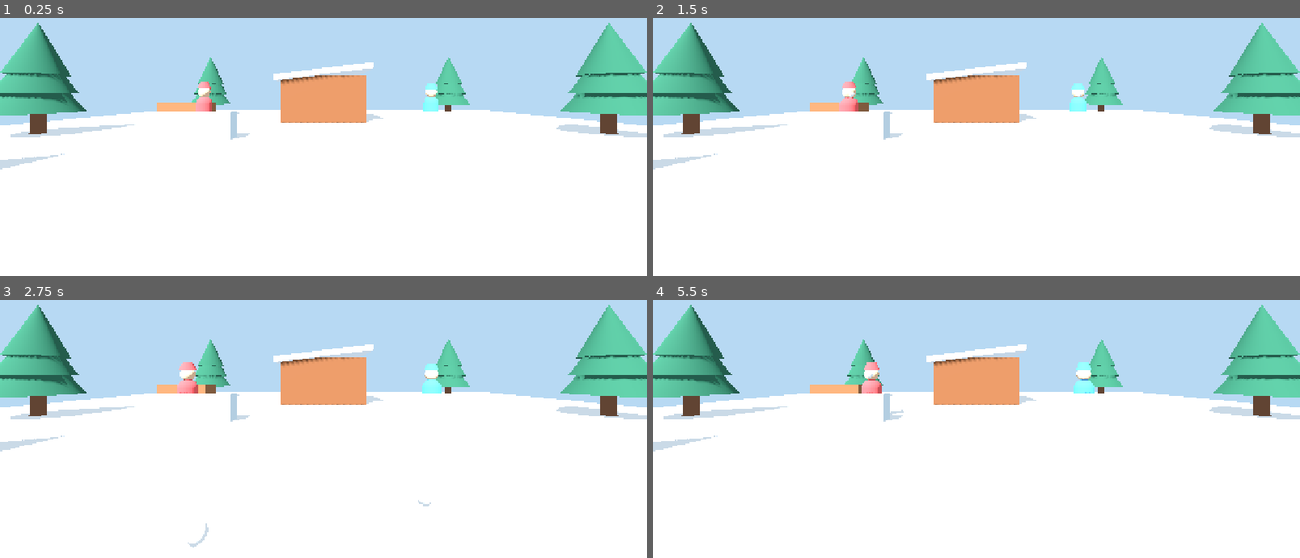
Above: before the commit, frames 1-4 (two rows, left to right).
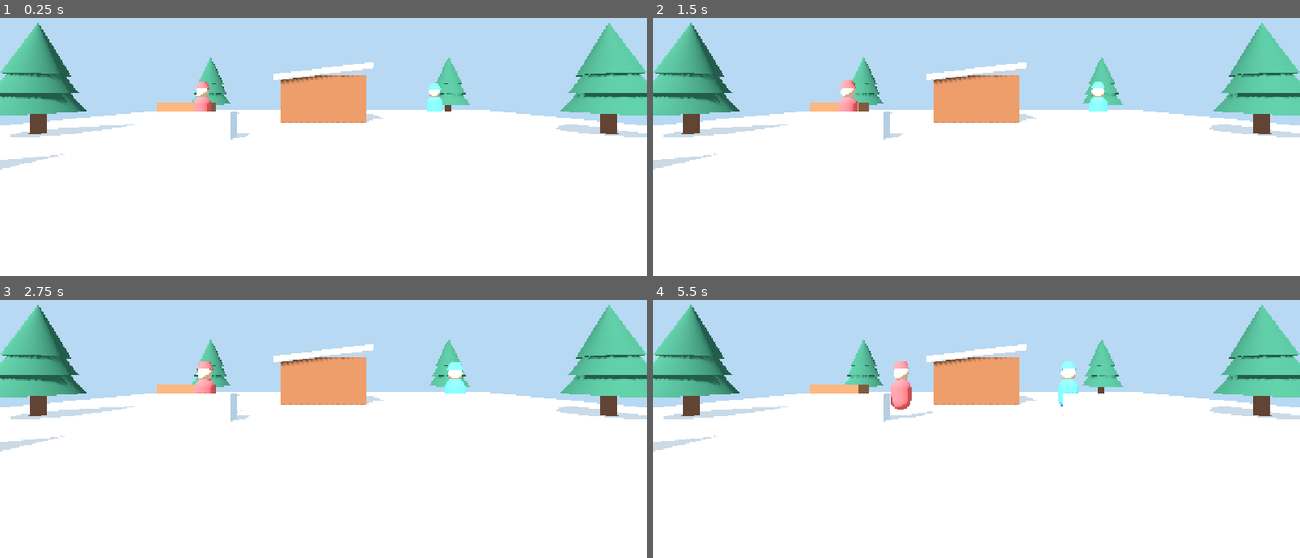
Above: after the commit, the same moments.

Repository: janintibo-art/bataille-neige-vr
Game: Godot game, scene res://scenes/main.tscn
The game is run twice, just before and just after one commit, with the same random seed, the same clock (stepped at 60 frames per second) and the same inputs.
Inputs:
- Up to frame 1 (0.25 s): no input
- Up to frame 2 (1.5 s): no input
- Up to frame 3 (2.75 s): no input
- Up to frame 4 (5.5 s): no input

The runs differ from the first frame. In frame 1, 0.2% of the frame differs, in the area x 30-69%, y 24-37%; in frame 2, 0.6%; in frame 3, 1.2%; in frame 4, 1.4%, in the area x 32-69%, y 23-46%.
Error after the commit: Parse Error: Identifier "area_entered" not declared in the current scope. (res://scripts/snowball.gd:34)

Commit message:
v5 ajout vagues vie joueur et nouveaux adversaires

Diff:
--- a/scripts/enemy.gd
+++ b/scripts/enemy.gd
@@ -1,19 +1,57 @@
 extends CharacterBody3D
+
+signal defeated(enemy: Node)
 
 const SNOWBALL_SCRIPT := preload("res://scripts/snowball.gd")
 
 var target: Node3D
 var enemy_index := 0
+var enemy_kind := "standard"
 var hit_points := 3
 var throw_timer := 1.2
+var throw_interval := 2.0
 var strafe_phase := 0.0
+var move_speed := 1.05
+var preferred_distance := 5.5
+var snowball_speed := 8.0
 var body_material: StandardMaterial3D
+var defeated_once := false
 
-func setup(player_target: Node3D, color: Color, index: int) -> void:
+func setup(player_target: Node3D, color: Color, index: int, kind: String = "standard") -> void:
     target = player_target
     enemy_index = index
+    enemy_kind = kind
     strafe_phase = float(index) * 1.8
+    set_meta("team", "enemy")
+    _configure_kind()
     _build_visual(color)
+
+func _configure_kind() -> void:
+    match enemy_kind:
+        "runner":
+            hit_points = 2
+            move_speed = 1.8
+            preferred_distance = 4.2
+            throw_interval = 1.75
+            snowball_speed = 8.6
+        "sniper":
+            hit_points = 2
+            move_speed = 0.72
+            preferred_distance = 9.5
+            throw_interval = 2.7
+            snowball_speed = 10.5
+        "tank":
+            hit_points = 5
+            move_speed = 0.62
+            preferred_distance = 5.0
+            throw_interval = 3.0
+            snowball_speed = 7.7
+        _:
+            hit_points = 3
+            move_speed = 1.05
+            preferred_distance = 5.5
+            throw_interval = 2.1
+            snowball_speed = 8.0
 
 func _build_visual(color: Color) -> void:
     body_material = StandardMaterial3D.new()
@@ -59,30 +97,39 @@
     collision.shape = shape
     add_child(collision)
 
+    if enemy_kind == "runner":
+        scale = Vector3.ONE * 0.90
+    elif enemy_kind == "tank":
+        scale = Vector3.ONE * 1.18
+
 func _physics_process(delta: float) -> void:
-    if target == null:
+    if target == null or defeated_once:
         return
     throw_timer -= delta
-    strafe_phase += delta * (0.8 + enemy_index * 0.08)
+    strafe_phase += delta * (0.8 + enemy_index * 0.03)
 
     var to_player := target.global_position - global_position
     to_player.y = 0.0
     var distance := to_player.length()
-    if distance > 5.5:
+
+    if distance > preferred_distance:
         var approach := to_player.normalized()
         var side := Vector3(-approach.z, 0.0, approach.x) * sin(strafe_phase) * 0.45
-        velocity = (approach + side).normalized() * 1.05
+        velocity = (approach + side).normalized() * move_speed
+    elif distance < preferred_distance - 1.6 and enemy_kind == "sniper":
+        velocity = -to_player.normalized() * move_speed
     else:
         var side_only := Vector3(-to_player.z, 0.0, to_player.x).normalized()
-        velocity = side_only * sin(strafe_phase) * 0.85
+        velocity = side_only * sin(strafe_phase) * move_speed * 0.8
+
     move_and_slide()
 
     if to_player.length() > 0.01:
         look_at(global_position + to_player, Vector3.UP)
 
-    if throw_timer <= 0.0 and distance < 15.0:
+    if throw_timer <= 0.0 and distance < 16.0:
         _throw_at_player()
-        throw_timer = 2.0 + float(enemy_index) * 0.35
+        throw_timer = throw_interval + float(enemy_index % 3) * 0.18
 
 func _throw_at_player() -> void:
     var ball := RigidBody3D.new()
@@ -90,24 +137,39 @@
     ball.set_script(SNOWBALL_SCRIPT)
     get_tree().current_scene.add_child(ball)
     ball.global_position = global_position + Vector3(0.0, 1.45, 0.0)
-    ball.call("setup", "enemy", 0.105)
-    var aim_point := target.global_position + Vector3(0.0, 1.25, 0.0)
+    ball.call("setup", "enemy", 0.105, self)
+
+    var aim_point := target.global_position + Vector3(0.0, 1.15, 0.0)
     var direction := (aim_point - ball.global_position).normalized()
-    ball.linear_velocity = direction * 8.0 + Vector3.UP * 1.1
+    ball.linear_velocity = direction * snowball_speed + Vector3.UP * 0.85
 
 func take_hit(amount: int) -> void:
+    if defeated_once:
+        return
     hit_points -= amount
-    scale = Vector3.ONE * 1.07
+    scale *= 1.07
+    var return_scale := Vector3.ONE
+    if enemy_kind == "runner":
+        return_scale = Vector3.ONE * 0.90
+    elif enemy_kind == "tank":
+        return_scale = Vector3.ONE * 1.18
+
     var tween := create_tween()
-    tween.tween_property(self, "scale", Vector3.ONE, 0.12)
+    tween.tween_property(self, "scale", return_scale, 0.12)
     if hit_points <= 0:
         _defeated()
 
 func _defeated() -> void:
+    if defeated_once:
+        return
+    defeated_once = true
+    defeated.emit(self)
     set_physics_process(false)
+    velocity = Vector3.ZERO
+
     var tween := create_tween()
     tween.set_parallel(true)
     tween.tween_property(self, "rotation_degrees:z", 90.0, 0.35)
     tween.tween_property(self, "position:y", 0.1, 0.35)
-    tween.chain().tween_interval(0.5)
+    tween.chain().tween_interval(0.45)
     tween.chain().tween_callback(queue_free)
--- a/scripts/main.gd
+++ b/scripts/main.gd
@@ -5,20 +5,24 @@
 
 var player_origin: XROrigin3D
 var camera: XRCamera3D
+var current_wave := 0
+var living_enemies := 0
+var enemy_serial := 0
+var wave_transition := false
 
 func _ready() -> void:
     _init_xr()
     _build_environment()
     _build_player()
-    _spawn_enemies()
+    _start_wave(1)
 
 func _init_xr() -> void:
     var xr_interface := XRServer.find_interface("OpenXR")
     if xr_interface and xr_interface.initialize():
         get_viewport().use_xr = true
-        print("OpenXR initialisé")
+        print("OpenXR initialise")
     else:
-        print("OpenXR indisponible : le prototype reste visible en mode écran")
+        print("OpenXR indisponible : le prototype reste visible en mode ecran")
 
 func _build_environment() -> void:
     var world := WorldEnvironment.new()
@@ -39,14 +43,13 @@
 
     _add_box_static("Sol", Vector3(34.0, 0.4, 34.0), Vector3(0.0, -0.2, 0.0), Color("f4fbff"))
 
-    # Cabane centrale, volontairement simple et lisible en VR.
     _add_box_static("Cabane", Vector3(5.0, 2.8, 4.0), Vector3(0.0, 1.4, -8.0), Color("8d5a3a"))
     _add_box_static("ToitCabane", Vector3(5.8, 0.35, 4.8), Vector3(0.0, 3.0, -8.0), Color("edf7ff"), Vector3(0.0, 0.0, 7.0))
 
-    # Couvertures basses.
     _add_box_static("MuretG", Vector3(3.2, 1.0, 0.7), Vector3(-5.0, 0.5, -1.0), Color("d9eef8"))
     _add_box_static("MuretD", Vector3(3.2, 1.0, 0.7), Vector3(5.0, 0.5, -1.0), Color("d9eef8"))
     _add_box_static("TasBois", Vector3(2.8, 1.2, 1.2), Vector3(-8.0, 0.6, -6.0), Color("9a6946"))
+    _add_box_static("BancNeige", Vector3(3.0, 0.75, 0.8), Vector3(8.0, 0.38, 5.0), Color("e2f2f9"))
 
     var tree_positions := [
         Vector3(-9, 0, 5), Vector3(-12, 0, -2), Vector3(-9, 0, -11),
@@ -75,7 +78,6 @@
 
     player_origin.call_deferred("setup", camera, left, right)
 
-    # Caméra de secours pour voir la scène si OpenXR n'est pas disponible.
     if not get_viewport().use_xr:
         camera.current = true
 
@@ -94,16 +96,73 @@
     controller.add_child(hand)
     return controller
 
-func _spawn_enemies() -> void:
-    var starts := [Vector3(-6, 0, -4), Vector3(6, 0, -5), Vector3(0, 0, -13)]
-    var colors := [Color("ef5d60"), Color("51a7e8"), Color("f0b949")]
-    for i in starts.size():
+func _start_wave(wave_number: int) -> void:
+    current_wave = wave_number
+    wave_transition = false
+    var data := _wave_data(wave_number)
+    living_enemies = data.size()
+    print("Vague %d : %d adversaires" % [current_wave, living_enemies])
+
+    for entry in data:
         var enemy := CharacterBody3D.new()
-        enemy.name = "Adversaire_%02d" % (i + 1)
-        enemy.position = starts[i]
+        enemy_serial += 1
+        enemy.name = "Adversaire_%02d" % enemy_serial
+        enemy.position = entry["position"]
         enemy.set_script(ENEMY_SCRIPT)
         add_child(enemy)
-        enemy.call_deferred("setup", player_origin, colors[i], i)
+        if enemy.has_signal("defeated"):
+            enemy.connect("defeated", Callable(self, "_on_enemy_defeated"))
+        enemy.call_deferred(
+            "setup",
+            player_origin,
+            entry["color"],
+            enemy_serial,
+            entry["kind"]
+        )
+
+func _on_enemy_defeated(_enemy: Node) -> void:
+    living_enemies = max(0, living_enemies - 1)
+    print("Adversaires restants : %d" % living_enemies)
+    if living_enemies > 0 or wave_transition:
+        return
+
+    wave_transition = true
+    if current_wave >= 3:
+        print("ZONE SECURISEE ! Prototype v5 termine.")
+        return
+
+    print("Vague terminee. Prochaine vague dans 2 secondes.")
+    await get_tree().create_timer(2.0).timeout
+    _start_wave(current_wave + 1)
+
+func _wave_data(wave_number: int) -> Array:
+    if wave_number == 1:
+        return [
+            _enemy_data(Vector3(-6, 0, -4), "standard", Color("ef5d60")),
+            _enemy_data(Vector3(6, 0, -5), "standard", Color("51a7e8")),
+            _enemy_data(Vector3(0, 0, -13), "standard", Color("f0b949"))
+        ]
+    if wave_number == 2:
+        return [
+            _enemy_data(Vector3(-10, 0, 2), "runner", Color("62c58a")),
+            _enemy_data(Vector3(10, 0, 1), "standard", Color("d66ad2")),
+            _enemy_data(Vector3(-8, 0, -10), "sniper", Color("6c82e8")),
+            _enemy_data(Vector3(8, 0, -11), "runner", Color("f08a57"))
+        ]
+    return [
+        _enemy_data(Vector3(-12, 0, 5), "runner", Color("4cc29b")),
+        _enemy_data(Vector3(12, 0, 5), "standard", Color("ea626f")),
+        _enemy_data(Vector3(-11, 0, -8), "sniper", Color("7187df")),
+        _enemy_data(Vector3(11, 0, -8), "standard", Color("efb94f")),
+        _enemy_data(Vector3(0, 0, -14), "tank", Color("9b6d4d"))
+    ]
+
+func _enemy_data(pos: Vector3, kind: String, color: Color) -> Dictionary:
+    return {
+        "position": pos,
+        "kind": kind,
+        "color": color
+    }
 
 func _add_box_static(node_name: String, size: Vector3, pos: Vector3, color: Color, rot_deg: Vector3 = Vector3.ZERO) -> void:
     var body := StaticBody3D.new()
--- a/scripts/player_vr.gd
+++ b/scripts/player_vr.gd
@@ -4,6 +4,7 @@
 
 @export var move_speed := 3.2
 @export var snap_turn_degrees := 30.0
+@export var max_health := 5
 
 var xr_camera: XRCamera3D
 var left_hand: XRController3D
@@ -15,17 +16,26 @@
 var turn_ready := true
 var left_ball_visual: MeshInstance3D
 var right_ball_visual: MeshInstance3D
+var health := 5
+var invulnerability := 0.0
+var spawn_position := Vector3.ZERO
+var health_pips: Array[MeshInstance3D] = []
 
 func setup(cam: XRCamera3D, left: XRController3D, right: XRController3D) -> void:
     xr_camera = cam
     left_hand = left
     right_hand = right
+    health = max_health
+    spawn_position = global_position
     left_ball_visual = _make_loaded_ball(left_hand)
     right_ball_visual = _make_loaded_ball(right_hand)
+    _make_player_hitbox()
+    _make_health_indicator()
 
 func _physics_process(delta: float) -> void:
     if xr_camera == null or left_hand == null or right_hand == null:
         return
+    invulnerability = maxf(0.0, invulnerability - delta)
     _move_player(delta)
     _snap_turn()
     _update_hand(left_hand, true)
@@ -63,11 +73,10 @@
     var trigger := hand.get_float(&"trigger")
     var loaded := left_loaded if is_left else right_loaded
 
-    # Ramassage : serrer la poignée quand la main est proche du sol.
     if not loaded and grip > 0.65 and hand.global_position.y < 1.0:
         loaded = true
         _set_ball_visible(is_left, true)
-        _pulse(hand)
+        _pulse(hand, 0.55, 0.05)
 
     var was_down := left_trigger_was_down if is_left else right_trigger_was_down
     var trigger_down := trigger > 0.68
@@ -75,7 +84,7 @@
         _throw_snowball(hand)
         loaded = false
         _set_ball_visible(is_left, false)
-        _pulse(hand)
+        _pulse(hand, 0.65, 0.06)
 
     if is_left:
         left_loaded = loaded
@@ -90,9 +99,74 @@
     ball.set_script(SNOWBALL_SCRIPT)
     get_tree().current_scene.add_child(ball)
     ball.global_transform = hand.global_transform.translated_local(Vector3(0.0, 0.0, -0.16))
-    ball.call("setup", "player", 0.11)
+    ball.call("setup", "player", 0.11, null)
     var forward := -hand.global_transform.basis.z.normalized()
     ball.linear_velocity = forward * 11.5
+
+func take_hit(amount: int = 1) -> void:
+    if invulnerability > 0.0:
+        return
+    invulnerability = 0.8
+    health = maxi(0, health - amount)
+    _refresh_health_indicator()
+    if left_hand:
+        _pulse(left_hand, 0.9, 0.12)
+    if right_hand:
+        _pulse(right_hand, 0.9, 0.12)
+    print("Joueur touche : %d/%d" % [health, max_health])
+
+    if health <= 0:
+        _respawn()
+
+func _respawn() -> void:
+    print("Joueur KO : retour au point de depart")
+    global_position = spawn_position
+    health = max_health
+    invulnerability = 1.8
+    left_loaded = false
+    right_loaded = false
+    _set_ball_visible(true, false)
+    _set_ball_visible(false, false)
+    _refresh_health_indicator()
+
+func _make_player_hitbox() -> void:
+    var hit_area := Area3D.new()
+    hit_area.name = "PlayerHitArea"
+    hit_area.set_meta("team", "player")
+    xr_camera.add_child(hit_area)
+
+    var collision := CollisionShape3D.new()
+    var shape := CapsuleShape3D.new()
+    shape.radius = 0.30
+    shape.height = 1.25
+    collision.shape = shape
+    collision.position = Vector3(0.0, -0.62, 0.0)
+    hit_area.add_child(collision)
+
+func _make_health_indicator() -> void:
+    for i in max_health:
+        var pip := MeshInstance3D.new()
+        pip.name = "Vie_%02d" % (i + 1)
+        var sphere := SphereMesh.new()
+        sphere.radius = 0.018
+        sphere.height = 0.036
+        pip.mesh = sphere
+
+        var mat := StandardMaterial3D.new()
+        mat.albedo_color = Color("eaf9ff")
+        mat.emission_enabled = true
+        mat.emission = Color("bfeaff")
+        mat.emission_energy_multiplier = 0.5
+        pip.material_override = mat
+
+        pip.position = Vector3(-0.075 + i * 0.037, 0.075, 0.03)
+        left_hand.add_child(pip)
+        health_pips.append(pip)
+    _refresh_health_indicator()
+
+func _refresh_health_indicator() -> void:
+    for i in health_pips.size():
+        health_pips[i].visible = i < health
 
 func _make_loaded_ball(hand: XRController3D) -> MeshInstance3D:
     var visual := MeshInstance3D.new()
@@ -114,5 +188,5 @@
     if visual:
         visual.visible = value
 
-func _pulse(hand: XRController3D) -> void:
-    hand.trigger_haptic_pulse(&"haptic", 0.0, 0.6, 0.06, 0.0)
+func _pulse(hand: XRController3D, amplitude: float, duration: float) -> void:
+    hand.trigger_haptic_pulse(&"haptic", 0.0, amplitude, duration, 0.0)
--- a/scripts/snowball.gd
+++ b/scripts/snowball.gd
@@ -3,19 +3,23 @@
 var team := "neutral"
 var age := 0.0
 
-func setup(source_team: String, radius: float = 0.11) -> void:
+func setup(source_team: String, radius: float = 0.11, owner_body: PhysicsBody3D = null) -> void:
     team = source_team
     contact_monitor = true
-    max_contacts_reported = 4
+    max_contacts_reported = 6
     continuous_cd = true
+
+    if owner_body != null:
+        add_collision_exception_with(owner_body)
 
     var mesh_instance := MeshInstance3D.new()
     var sphere := SphereMesh.new()
     sphere.radius = radius
     sphere.height = radius * 2.0
     mesh_instance.mesh = sphere
+
     var mat := StandardMaterial3D.new()
-    mat.albedo_color = Color("f8fdff")
+    mat.albedo_color = Color("f8fdff") if team == "player" else Color("d8efff")
     mat.roughness = 1.0
     mesh_instance.material_override = mat
     add_child(mesh_instance)
@@ -27,6 +31,7 @@
     add_child(collision)
 
     body_entered.connect(_on_body_entered)
+    area_entered.connect(_on_area_entered)
 
 func _physics_process(delta: float) -> void:
     age += delta
@@ -34,6 +39,40 @@
         queue_free()
 
 func _on_body_entered(body: Node) -> void:
+    if not is_instance_valid(body):
+        return
+
+    var body_team := String(body.get_meta("team", ""))
+    if body_team == team:
+        return
+
     if team == "player" and body.has_method("take_hit"):
         body.call("take_hit", 1)
         queue_free()
+        return
+
+    if team == "enemy":
+        if body.has_method("take_hit"):
+            body.call("take_hit", 1)
+            queue_free()
+            return
+        var parent := body.get_parent()
+        if parent and parent.has_method("take_hit"):
+            parent.call("take_hit", 1)
+            queue_free()
+            return
+
+    queue_free()
+
+func _on_area_entered(area: Area3D) -> void:
+    if not is_instance_valid(area):
+        return
+
+    var area_team := String(area.get_meta("team", ""))
+    if area_team == team:
+        return
+
+    var target := area.get_parent()
+    if target and target.has_method("take_hit"):
+        target.call("take_hit", 1)
+        queue_free()
Not shown, changed: README.md
Not shown, changed: VERSION
